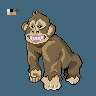
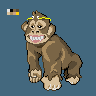
Before/after of a 96 × 96 layered artwork. What changed in the layer stack:
painted on "Background" over [left=16, top=12, right=51, bottom=27]
